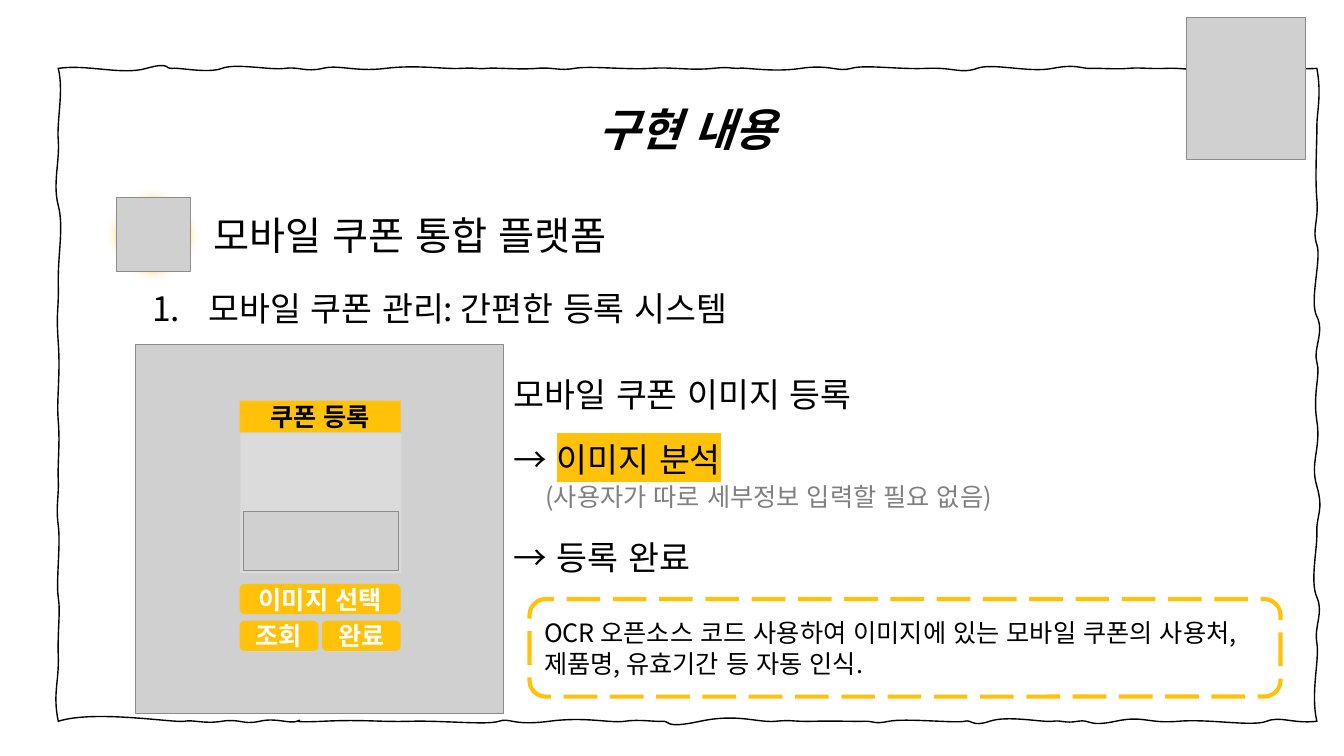
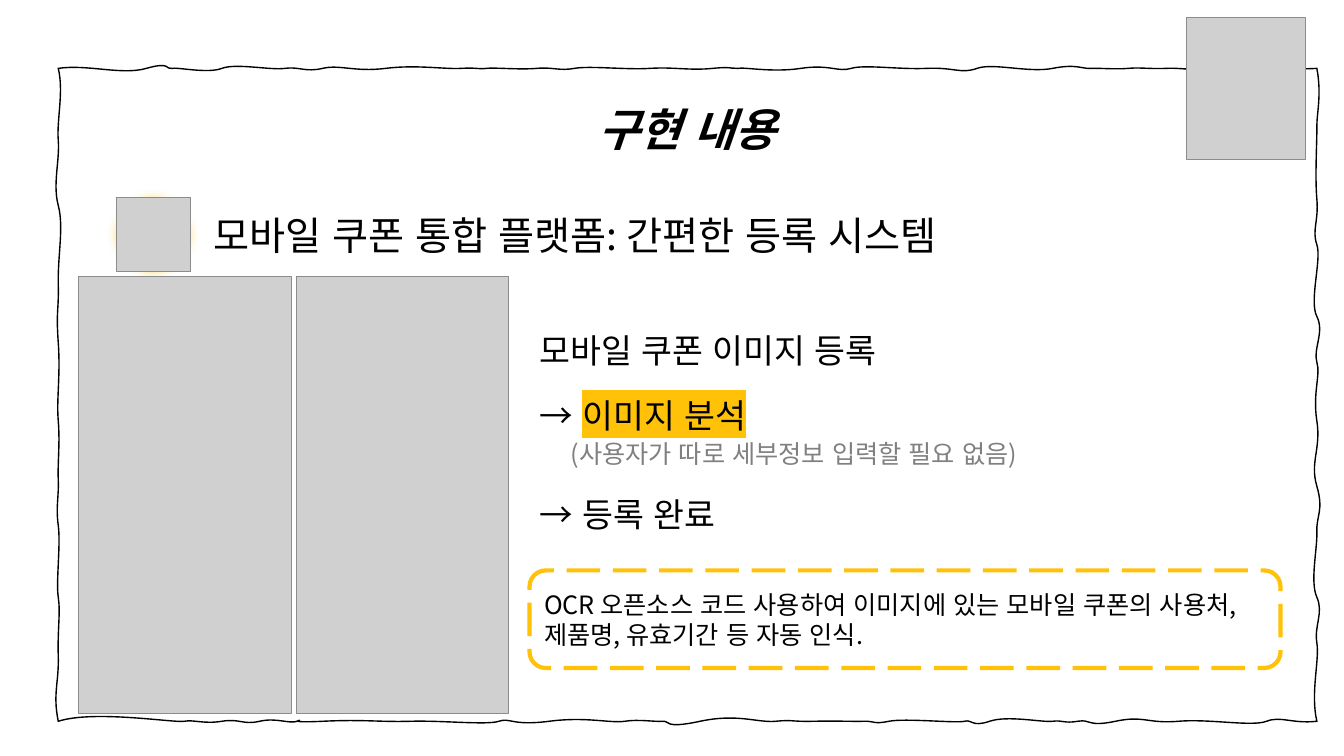
Before and after one commit to joooeunkim/Harmonize, a slide deck: slide 7 of 모두의쿠폰_하모니즈.pptx (slide 6 before the commit). Drawn at 1344x756 pixels with LibreOffice and Linux fonts; fonts in the diff are those of the drawing; grey boxes stand for pictures. Boxes give left, top, right and bottom in pixels: in the first picture for what was removed or moved away, otherwise in the second. Text is boxed around its words. In the diff, an @@ line names an element or a change of style, - is before the commit and + after.

```diff
--- a/모두의쿠폰_하모니즈.pptx
+++ b/모두의쿠폰_하모니즈.pptx
@@ text at box(214, 217, 936, 253): text changed @@
-모바일 쿠폰 통합 플랫폼
+모바일 쿠폰 통합 플랫폼: 간편한 등록 시스템
@@ picture added at box(79, 277, 291, 714) @@
@@ text removed at box(209, 293, 727, 324) @@
-1. 모바일 쿠폰 관리: 간편한 등록 시스템
@@ picture: place and size @@
-picture at box(135, 345, 504, 714)
+picture at box(296, 277, 509, 714)
@@ rectangle removed at box(240, 400, 401, 432) @@
-쿠폰 등록
@@ group removed at box(240, 434, 401, 651): 3 rounded rectangles, 1 rectangle @@
-이미지 선택
-조회
-완료
@@ 3 texts: place and size @@
-3 texts at box(514, 379, 992, 573)
+3 texts at box(539, 335, 1017, 530)
@@ picture removed at box(244, 511, 399, 571) @@
@@ rounded rectangle "OCR 오픈소스 코드 사용하여 이미지에 ...": place and size @@
-rounded rectangle "OCR 오픈소스 코드 사용하여 이미지에 ..." at box(529, 599, 1280, 697)
+rounded rectangle "OCR 오픈소스 코드 사용하여 이미지에 ..." at box(529, 571, 1280, 668)
```
Also in this commit, not shown: 8 other slides changed, 2 slides removed, 1 other file.
